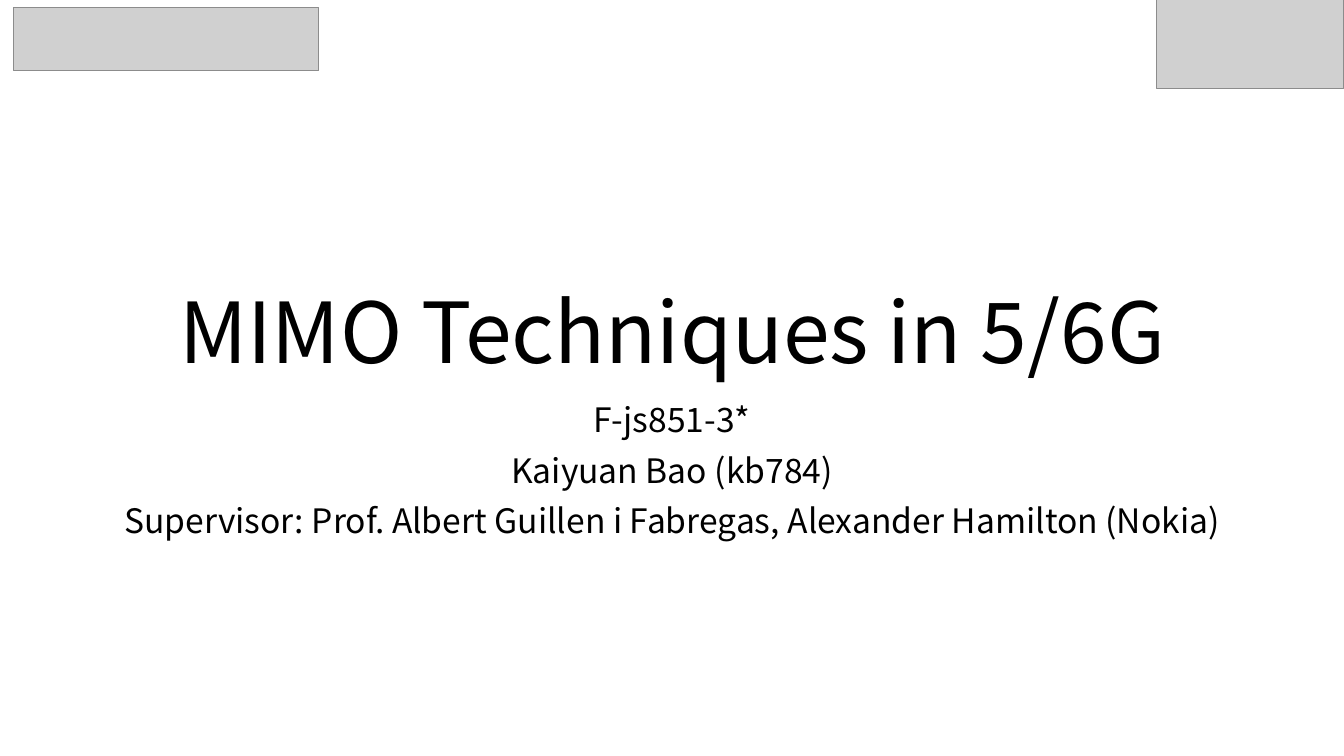
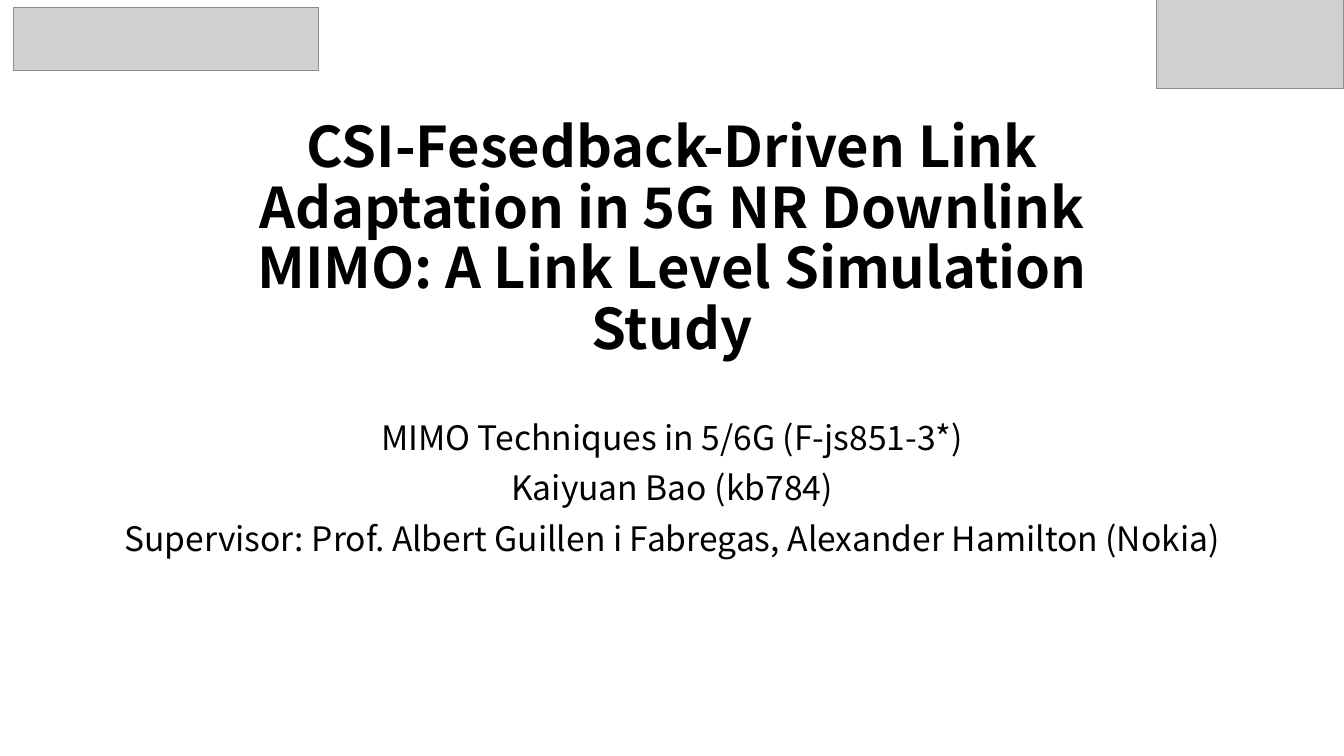
Before and after one commit to Bariumoxid/MIMOTechniques, a slide deck: slide 1 of PPT/Final_PPT/PPT_Final.pptx. Drawn at 1344x756 pixels with LibreOffice and Linux fonts; fonts in the diff are those of the drawing; grey boxes stand for pictures. Boxes give left, top, right and bottom in pixels: in the first picture for what was removed or moved away, otherwise in the second. Text is boxed around its words. In the diff, an @@ line names an element or a change of style, - is before the commit and + after.

```diff
--- a/PPT/Final_PPT/PPT_Final.pptx
+++ b/PPT/Final_PPT/PPT_Final.pptx
@@ title at box(257, 121, 1087, 362): text changed; size 60 to 40 pt; bold on @@
-MIMO Techniques in 5/6G
+CSI-Fesedback-Driven Link Adaptation in 5G NR Downlink MIMO: A Link Level Simulation Study
@@ subtitle "MIMO Techniques in 5/6G (F-js851-3*)": place and size @@
-subtitle "MIMO Techniques in 5/6G (F-js851-3*)" at box(124, 405, 1220, 542)
+subtitle "MIMO Techniques in 5/6G (F-js851-3*)" at box(124, 422, 1220, 560)
@@ subtitle at box(381, 422, 963, 458): text changed @@
-F-js851-3*
+MIMO Techniques in 5/6G (F-js851-3*)
```
Also in this commit, not shown: 2 other slides changed, 5 slides added, 6 slides removed.
